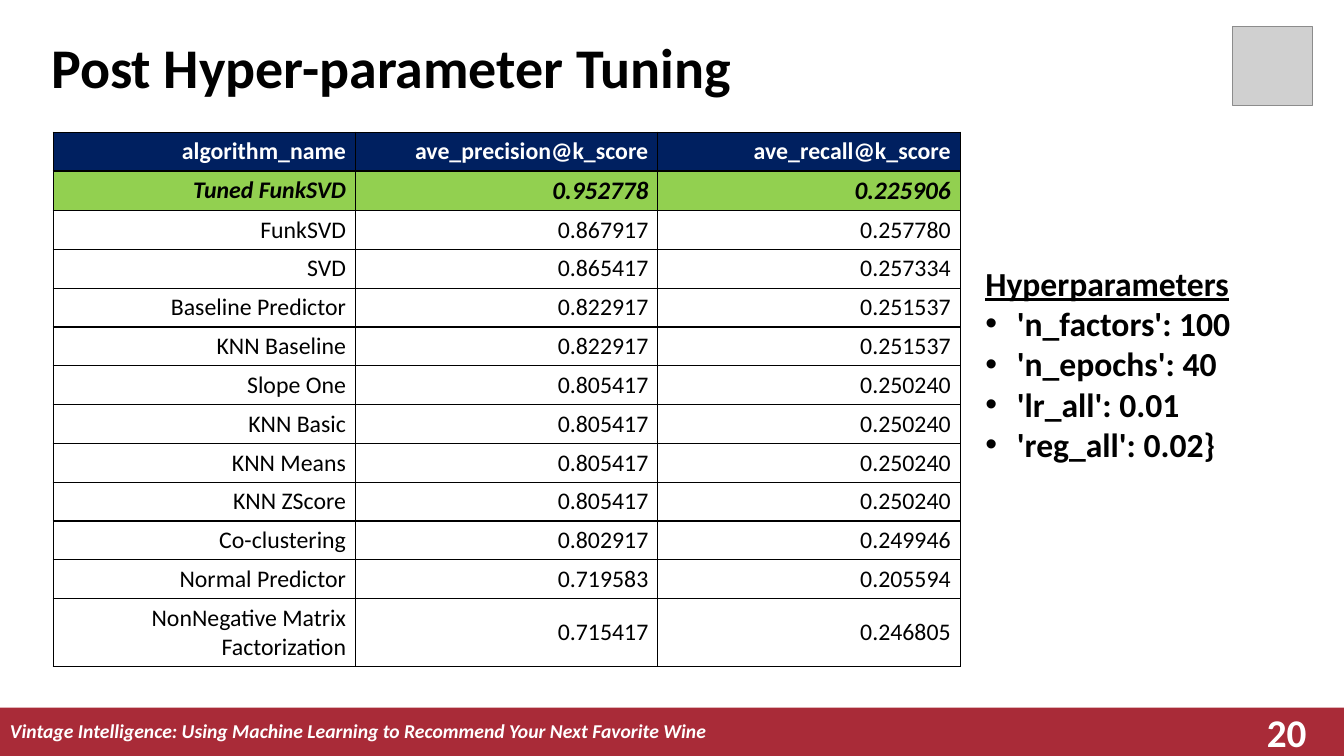
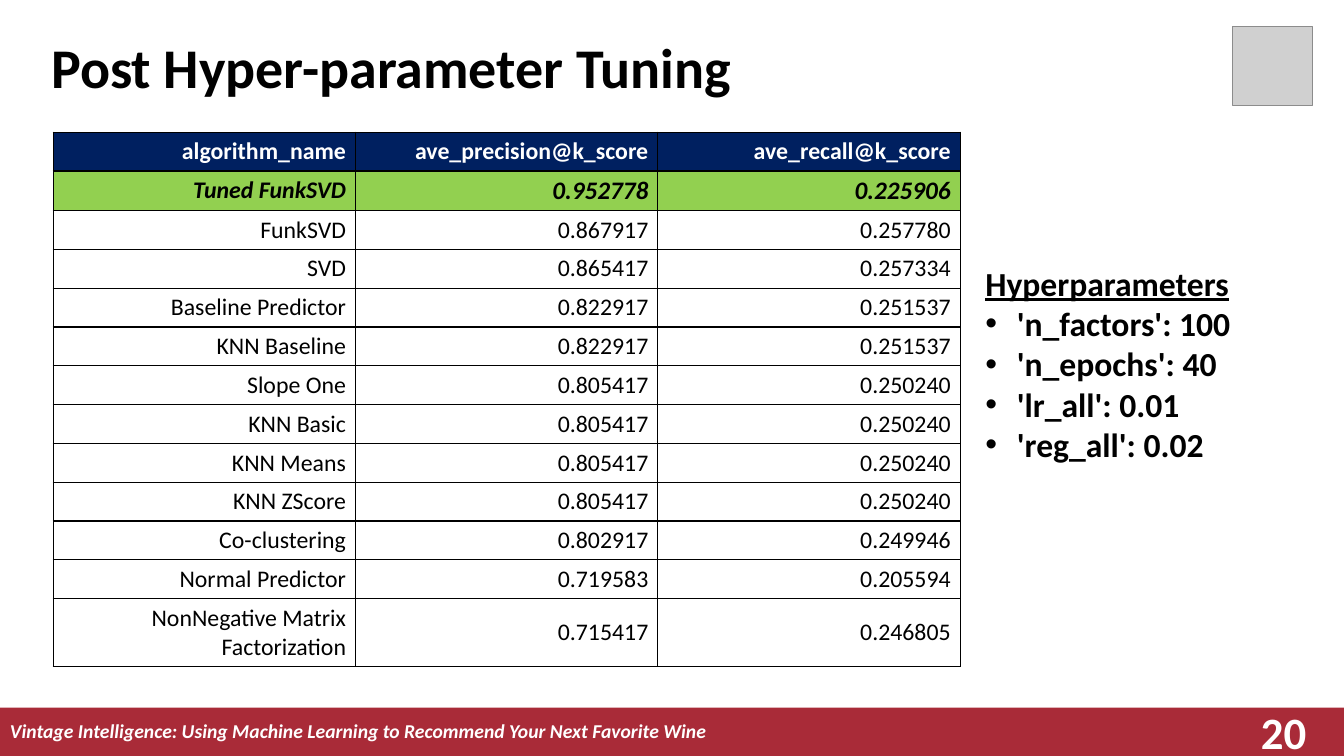
Before and after one commit to nicholas-khoo/Wine-Recommender-System, a slide deck: slide 20 of slides/Wine_Recommender_System.pptx. Drawn at 1344x756 pixels with LibreOffice and Linux fonts; fonts in the diff are those of the drawing; grey boxes stand for pictures. Boxes give left, top, right and bottom in pixels: in the first picture for what was removed or moved away, otherwise in the second. Text is boxed around its words. In the diff, an @@ line names an element or a change of style, - is before the commit and + after.

```diff
--- a/slides/Wine_Recommender_System.pptx
+++ b/slides/Wine_Recommender_System.pptx
@@ text at (x1=1017, y1=433, x2=1204, y2=463): text changed @@
-• 'reg_all': 0.02}
+• 'reg_all': 0.02
@@ page number at (x1=1261, y1=719, x2=1306, y2=750): size 28 to 32 pt @@
```
Also in this commit, not shown: 20 other slides changed, 1 other file.
